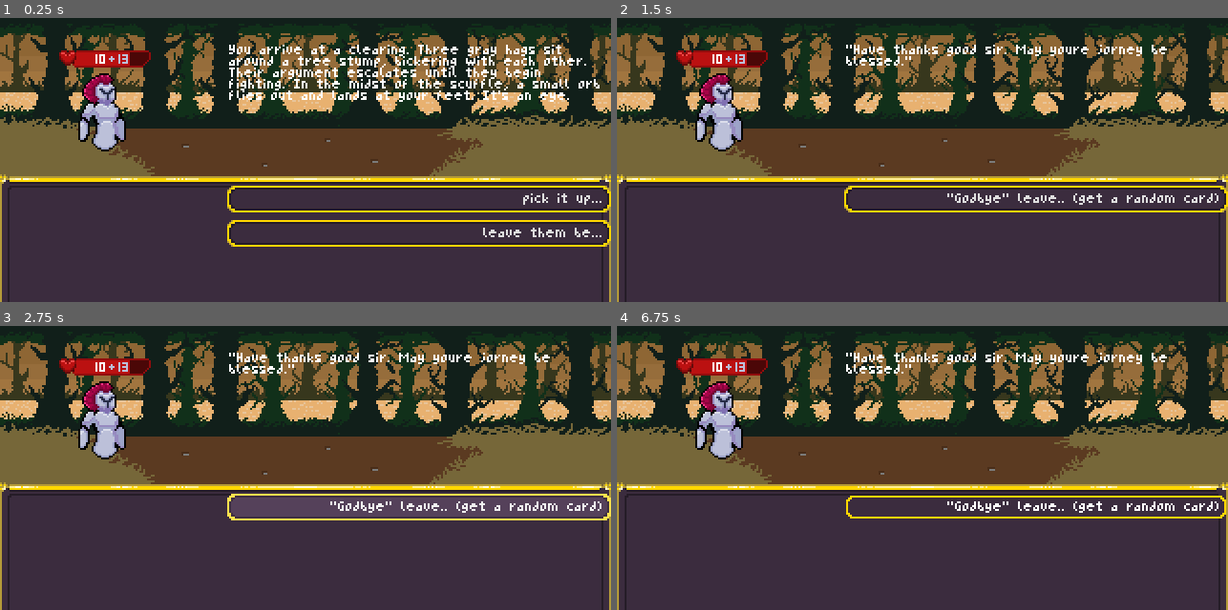
Above: before the commit, frames 1-4 (two rows, left to right).
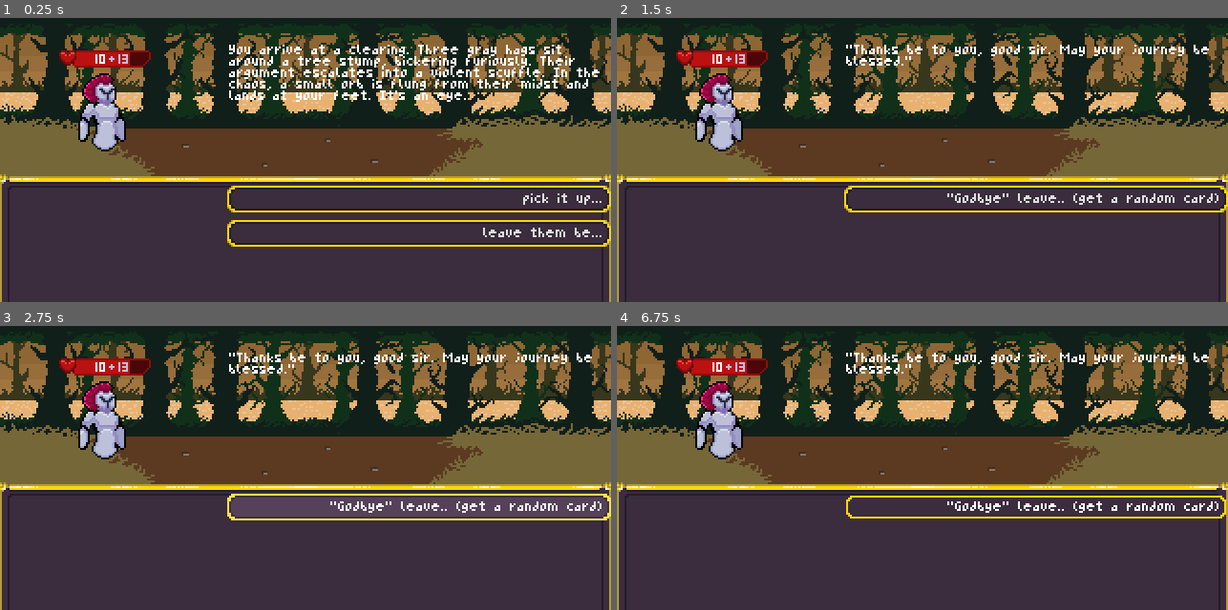
Above: after the commit, the same moments.

Repository: Morph1s/Psychopompos
Game: Godot game, scene res://scenes/encounters/dialogue.tscn
Two runs of this game, one before a commit and one after it. Both use one fixed random seed, a clock stepped at 60 frames per second and the inputs below. This scene is started directly instead of the project's main scene.
Inputs (mouse positions are in pixels of both pictures, inside the frame that each line leads up to):
- Up to frame 1 (0.25 s): no input
- Up to frame 2 (1.5 s): click "pick it up..." at 0.5 s; click "'Sure thing. Here you go'" at 1.25 s
- Up to frame 3 (2.75 s): click "'Godbye' leave.. (get a rando…" at 2 s
- Up to frame 4 (6.75 s): click "'Godbye' leave.. (get a rando…" at 2.75 s; click "'Godbye' leave.. (get a rando…" at 3.5 s; tap Enter at 4.25, 5.75 s; move the mouse to (1056, 422) at 4.27 s; press the mouse at (1056, 422) at 4.28 s; tap Space at 5, 6.5 s; move the mouse to (800, 456) at 5.02 s; release the mouse at (800, 456) at 5.03 s; right-click (800, 456) at 5.1 s; click (800, 456) at 5.17 s; move the mouse to (983, 362) at 5.77 s; press the mouse at (983, 362) at 5.78 s; move the mouse to (891, 507) at 6.52 s; release the mouse at (891, 507) at 6.53 s; right-click (891, 507) at 6.6 s; click (891, 507) at 6.67 s

The runs differ from the first frame. In frame 1, 2.5% of the frame differs, in the area x 37-99%, y 13-30%; in frame 2, 0.8%; in frame 3, 0.8%; in frame 4, 0.8%.
Error in both runs: Invalid access to property or key 'common_cards' on a base object of type 'Nil'. (res://scripts/global/deck_handler.gd:101)

Commit message:
refactor: requested changes

Diff:
--- a/resources/dialogue/Hekates_Choice.tres
+++ b/resources/dialogue/Hekates_Choice.tres
@@ -1,11 +1,11 @@
 [gd_resource type="Resource" script_class="DialogueTree" load_steps=16 format=3 uid="uid://bjncra0hpdvgd"]
 
-[ext_resource type="Script" uid="uid://c0ndlj6hy1clx" path="res://scripts/encounters/dialogue_block.gd" id="1_aph7s"]
-[ext_resource type="Script" uid="uid://crvdqpvr4nrg1" path="res://scripts/encounters/dialogue_tree.gd" id="1_lj3vk"]
-[ext_resource type="Script" uid="uid://b72vshd8jhlxi" path="res://scripts/encounters/dialogue_response.gd" id="2_4553w"]
+[ext_resource type="Script" uid="uid://c0ndlj6hy1clx" path="res://scripts/encounters/dialogue_block.gd" id="1_vtbyr"]
+[ext_resource type="Script" uid="uid://b72vshd8jhlxi" path="res://scripts/encounters/dialogue_response.gd" id="2_o361c"]
+[ext_resource type="Script" uid="uid://crvdqpvr4nrg1" path="res://scripts/encounters/dialogue_tree.gd" id="3_uimk6"]
 
 [sub_resource type="Resource" id="Resource_i2ndk"]
-script = ExtResource("2_4553w")
+script = ExtResource("2_o361c")
 displayed_response = "I choose vitality (lose 15 hp)"
 next_block = Array[int]([1])
 consequences = Dictionary[int, Variant]({
@@ -31,13 +31,13 @@
 
 [sub_resource type="Resource" id="Resource_tdgxq"]
 resource_name = "hecate_enter"
-script = ExtResource("1_aph7s")
-text_block = "You come to an shrine of hecate. On the alter are two daggers -one blue the other red- and a bronze braizer with a dancing green flamme. A ghostly voice arises \"choose youre reward and pay the price.\""
-possible_answers = Array[ExtResource("2_4553w")]([SubResource("Resource_i2ndk"), SubResource("Resource_mxira"), SubResource("Resource_ybw4k")])
+script = ExtResource("1_vtbyr")
+text_block = "You come to a shrine of Hecate. On the altar lie two daggers -one blue, the other red- and a bronze brazier with a dancing green flame. A ghostly voice rises:\"Choose your reward… and pay the price.\""
+possible_answers = Array[ExtResource("2_o361c")]([SubResource("Resource_i2ndk"), SubResource("Resource_mxira"), SubResource("Resource_ybw4k")])
 metadata/_custom_type_script = "uid://c0ndlj6hy1clx"
 
 [sub_resource type="Resource" id="Resource_4553w"]
-script = ExtResource("2_4553w")
+script = ExtResource("2_o361c")
 displayed_response = "Was it worth it? (gain 20 maxHp)"
 next_block = Array[int]([4])
 consequences = Dictionary[int, Variant]({
@@ -47,13 +47,13 @@
 
 [sub_resource type="Resource" id="Resource_yj7hr"]
 resource_name = "blue_dagger"
-script = ExtResource("1_aph7s")
-text_block = "You reach for the blue dagger and cut the inlay of your hand open. As dropletts of red-gold soul-essence fall into the braizer, the flames flare up und you feel a littel healthier."
-possible_answers = Array[ExtResource("2_4553w")]([SubResource("Resource_4553w")])
+script = ExtResource("1_vtbyr")
+text_block = "You reach for the blue dagger and slice open the inlay of your hand.As droplets of red-gold soul essence fall into the brazier, the flames flare up- and you feel a little healthier."
+possible_answers = Array[ExtResource("2_o361c")]([SubResource("Resource_4553w")])
 metadata/_custom_type_script = "uid://c0ndlj6hy1clx"
 
 [sub_resource type="Resource" id="Resource_antl5"]
-script = ExtResource("2_4553w")
+script = ExtResource("2_o361c")
 displayed_response = "Was it worth it...? (get a random artifact)"
 next_block = Array[int]([4])
 consequences = Dictionary[int, Variant]({
@@ -79,13 +79,13 @@
 
 [sub_resource type="Resource" id="Resource_qilc8"]
 resource_name = "no_choice"
-script = ExtResource("1_aph7s")
-text_block = "\"Even a choise not made is a choice itself. Don`t worry. You may rest here for a while\""
-possible_answers = Array[ExtResource("2_4553w")]([SubResource("Resource_o517h")])
+script = ExtResource("1_vtbyr")
+text_block = "\"Even a choice not made is a choice itself. Don't worry- you may rest here for a while.\""
+possible_answers = Array[ExtResource("2_o361c")]([SubResource("Resource_o517h")])
 metadata/_custom_type_script = "uid://c0ndlj6hy1clx"
 
 [sub_resource type="Resource" id="Resource_a7pey"]
-script = ExtResource("2_4553w")
+script = ExtResource("2_o361c")
 displayed_response = "leave..."
 next_block = Array[int]([])
 consequences = Dictionary[int, Variant]({})
@@ -93,12 +93,12 @@
 
 [sub_resource type="Resource" id="Resource_vjqcc"]
 resource_name = "hecate_exit"
-script = ExtResource("1_aph7s")
-text_block = "You continue youre jorney."
-possible_answers = Array[ExtResource("2_4553w")]([SubResource("Resource_a7pey")])
+script = ExtResource("1_vtbyr")
+text_block = "You continue your journey."
+possible_answers = Array[ExtResource("2_o361c")]([SubResource("Resource_a7pey")])
 metadata/_custom_type_script = "uid://c0ndlj6hy1clx"
 
 [resource]
-script = ExtResource("1_lj3vk")
-dialogue_tree = Array[ExtResource("1_aph7s")]([SubResource("Resource_tdgxq"), SubResource("Resource_yj7hr"), SubResource("Resource_p4xrp"), SubResource("Resource_qilc8"), SubResource("Resource_vjqcc")])
+script = ExtResource("3_uimk6")
+dialogue_tree = Array[ExtResource("1_vtbyr")]([SubResource("Resource_tdgxq"), SubResource("Resource_yj7hr"), SubResource("Resource_p4xrp"), SubResource("Resource_qilc8"), SubResource("Resource_vjqcc")])
 metadata/_custom_type_script = "uid://crvdqpvr4nrg1"
--- a/resources/dialogue/persephones_banket.tres
+++ b/resources/dialogue/persephones_banquet.tres
@@ -1,34 +1,34 @@
 [gd_resource type="Resource" script_class="DialogueTree" load_steps=12 format=3 uid="uid://b3af1wpwh56nf"]
 
-[ext_resource type="Script" uid="uid://c0ndlj6hy1clx" path="res://scripts/encounters/dialogue_block.gd" id="1_tp7j2"]
-[ext_resource type="Script" uid="uid://crvdqpvr4nrg1" path="res://scripts/encounters/dialogue_tree.gd" id="2_60r5l"]
-[ext_resource type="Script" uid="uid://b72vshd8jhlxi" path="res://scripts/encounters/dialogue_response.gd" id="2_ahoab"]
-[ext_resource type="Resource" uid="uid://c7joixtqv71br" path="res://resources/artifacts/ambrosia.tres" id="3_kow0x"]
-[ext_resource type="Resource" uid="uid://bvxii13vc73u5" path="res://resources/artifacts/nectar.tres" id="4_enn88"]
+[ext_resource type="Script" uid="uid://c0ndlj6hy1clx" path="res://scripts/encounters/dialogue_block.gd" id="1_h0wqq"]
+[ext_resource type="Script" uid="uid://b72vshd8jhlxi" path="res://scripts/encounters/dialogue_response.gd" id="2_6r88f"]
+[ext_resource type="Resource" uid="uid://c7joixtqv71br" path="res://resources/artifacts/ambrosia.tres" id="3_h8lxm"]
+[ext_resource type="Resource" uid="uid://bvxii13vc73u5" path="res://resources/artifacts/nectar.tres" id="4_f3i8x"]
+[ext_resource type="Script" uid="uid://crvdqpvr4nrg1" path="res://scripts/encounters/dialogue_tree.gd" id="5_rsjds"]
 
 [sub_resource type="Resource" id="Resource_kow0x"]
 resource_name = "choose_ambrosia"
-script = ExtResource("2_ahoab")
+script = ExtResource("2_6r88f")
 displayed_response = "Take ambrosia (get artifact)"
 next_block = Array[int]([1])
 consequences = Dictionary[int, Variant]({
-5: ExtResource("3_kow0x")
+5: ExtResource("3_h8lxm")
 })
 metadata/_custom_type_script = "uid://b72vshd8jhlxi"
 
 [sub_resource type="Resource" id="Resource_enn88"]
 resource_name = "choose_nectar"
-script = ExtResource("2_ahoab")
+script = ExtResource("2_6r88f")
 displayed_response = "take nectar (get artifact)"
 next_block = Array[int]([1])
 consequences = Dictionary[int, Variant]({
-5: ExtResource("4_enn88")
+5: ExtResource("4_f3i8x")
 })
 metadata/_custom_type_script = "uid://b72vshd8jhlxi"
 
 [sub_resource type="Resource" id="Resource_2xwu3"]
 resource_name = "choose_pomegranate_juice"
-script = ExtResource("2_ahoab")
+script = ExtResource("2_6r88f")
 displayed_response = "drink pomegranate juice (+10 hp)"
 next_block = Array[int]([1])
 consequences = Dictionary[int, Variant]({
@@ -38,14 +38,14 @@
 
 [sub_resource type="Resource" id="Resource_cph8b"]
 resource_name = "persephone_enter"
-script = ExtResource("1_tp7j2")
-text_block = "You came to a clearing with a beatiful pavilon. Theres a feast celebrated in it. Many nature spirits and a gracful woman attend to it. \"Come feast with us there is plenty to eat and drink\""
-possible_answers = Array[ExtResource("2_ahoab")]([SubResource("Resource_kow0x"), SubResource("Resource_enn88"), SubResource("Resource_2xwu3")])
+script = ExtResource("1_h0wqq")
+text_block = "You come to a clearing with a beautiful pavilion.A feast is being celebrated inside. Many nature spirits and a graceful woman are in attendance.\"Come, feast with us- there is a plenty to eat and drink.\""
+possible_answers = Array[ExtResource("2_6r88f")]([SubResource("Resource_kow0x"), SubResource("Resource_enn88"), SubResource("Resource_2xwu3")])
 metadata/_custom_type_script = "uid://c0ndlj6hy1clx"
 
 [sub_resource type="Resource" id="Resource_usoql"]
 resource_name = "leave"
-script = ExtResource("2_ahoab")
+script = ExtResource("2_6r88f")
 displayed_response = "leave..."
 next_block = Array[int]([])
 consequences = Dictionary[int, Variant]({})
@@ -53,13 +53,13 @@
 
 [sub_resource type="Resource" id="Resource_udlsl"]
 resource_name = "persephone_exit"
-script = ExtResource("1_tp7j2")
-text_block = "\"I hope you liked it. Be sure to come by again.\""
-possible_answers = Array[ExtResource("2_ahoab")]([SubResource("Resource_usoql")])
+script = ExtResource("1_h0wqq")
+text_block = "\"I trust you enjoyed yourself. Do return again sometime.\""
+possible_answers = Array[ExtResource("2_6r88f")]([SubResource("Resource_usoql")])
 metadata/_custom_type_script = "uid://c0ndlj6hy1clx"
 
 [resource]
 resource_name = "presephones_banket"
-script = ExtResource("2_60r5l")
-dialogue_tree = Array[ExtResource("1_tp7j2")]([SubResource("Resource_cph8b"), SubResource("Resource_udlsl")])
+script = ExtResource("5_rsjds")
+dialogue_tree = Array[ExtResource("1_h0wqq")]([SubResource("Resource_cph8b"), SubResource("Resource_udlsl")])
 metadata/_custom_type_script = "uid://crvdqpvr4nrg1"
--- a/resources/dialogue/the_high_priestess.tres
+++ b/resources/dialogue/the_high_priestess.tres
@@ -40,7 +40,7 @@
 [sub_resource type="Resource" id="Resource_t3qb3"]
 resource_name = "high_priestess_enter"
 script = ExtResource("1_nnby8")
-text_block = "You come to an altar where the gohst of a young woman cunducts a rite. \"Ahh! A nobel soul... Come... To which god are you most devoted...\""
+text_block = "You come to an altar where the ghost of a young woman conducts a rite.\"Ahh! A noble soul... Come... Tell me... to which god are you most devoted?\""
 possible_answers = Array[ExtResource("2_p235y")]([SubResource("Resource_dpkt2"), SubResource("Resource_bc0bu"), SubResource("Resource_pfxvx")])
 metadata/_custom_type_script = "uid://c0ndlj6hy1clx"
 
@@ -54,7 +54,7 @@
 
 [sub_resource type="Resource" id="Resource_wnpg5"]
 script = ExtResource("1_nnby8")
-text_block = "\"You shall recive there blessing... Be them with you...\""
+text_block = "\"You shall receive their blessing… May they be with you…\""
 possible_answers = Array[ExtResource("2_p235y")]([SubResource("Resource_s8t5e")])
 metadata/_custom_type_script = "uid://c0ndlj6hy1clx"
 
--- a/resources/dialogue/three_sisters.tres
+++ b/resources/dialogue/three_sisters.tres
@@ -24,7 +24,7 @@
 [sub_resource type="Resource" id="Resource_o7eph"]
 resource_name = "grey_sisters_entrence"
 script = ExtResource("1_gxjb1")
-text_block = "You arrive at a clearing. Three gray hags sit around a tree stump, bickering with each other. Their argument escalates until they begin fighting. In the midst of the scuffle, a small orb flies out and lands at your feet. It’s an eye."
+text_block = "You arrive at a clearing. Three gray hags sit around a tree stump, bickering furiously. Their argument escalates into a violent scuffle. In the chaos, a small orb is flung from their midst and lands at your feet. It’s an eye."
 possible_answers = Array[ExtResource("2_6awv3")]([SubResource("Resource_r1xvo"), SubResource("Resource_b2tos")])
 metadata/_custom_type_script = "uid://c0ndlj6hy1clx"
 
@@ -57,7 +57,7 @@
 [sub_resource type="Resource" id="Resource_bi1ic"]
 resource_name = "grey_sister_decision"
 script = ExtResource("1_gxjb1")
-text_block = "The sisters turn arond and hollow eyesockets stare towards you. One of them aproches you with a singel tooth dangeling from there mouth. \"My good sir. Would you please be so kind and give me our eye back?\""
+text_block = "The sisters turn around, their hollow eye sockets staring straight at you. One of them approaches, a single tooth dangling from her mouth.“My good sir, would you be so kind as to return our eye?”"
 possible_answers = Array[ExtResource("2_6awv3")]([SubResource("Resource_qhfu0"), SubResource("Resource_4ij6y"), SubResource("Resource_r6ovo")])
 metadata/_custom_type_script = "uid://c0ndlj6hy1clx"
 
@@ -73,7 +73,7 @@
 [sub_resource type="Resource" id="Resource_uya0r"]
 resource_name = "grey_sisters_give_back"
 script = ExtResource("1_gxjb1")
-text_block = "\"Have thanks good sir. May youre jorney be blessed.\" "
+text_block = "\"Thanks be to you, good sir. May your journey be blessed.\""
 possible_answers = Array[ExtResource("2_6awv3")]([SubResource("Resource_6awv3")])
 metadata/_custom_type_script = "uid://c0ndlj6hy1clx"
 
@@ -114,7 +114,7 @@
 [sub_resource type="Resource" id="Resource_oi17l"]
 resource_name = "grey_sister_haggel"
 script = ExtResource("1_gxjb1")
-text_block = "\"We could give you a potion of  vitality\""
+text_block = "\"We could give you a potion of vitality for your trouble.\""
 possible_answers = Array[ExtResource("2_6awv3")]([SubResource("Resource_2lh8w"), SubResource("Resource_ra6p3")])
 metadata/_custom_type_script = "uid://c0ndlj6hy1clx"
 
@@ -128,7 +128,7 @@
 [sub_resource type="Resource" id="Resource_0bvnc"]
 resource_name = "grey_sisters_end"
 script = ExtResource("1_gxjb1")
-text_block = "\"Thank you.\" And with that the bickering continues. As does your jorney."
+text_block = "\"Thank you.\" And with that, the bickering continues... as does your journey."
 possible_answers = Array[ExtResource("2_6awv3")]([SubResource("Resource_56o5w")])
 metadata/_custom_type_script = "uid://c0ndlj6hy1clx"
 
--- a/scenes/encounters/dialogue.tscn
+++ b/scenes/encounters/dialogue.tscn
@@ -40,15 +40,6 @@
 grow_horizontal = 0
 grow_vertical = 2
 theme_override_font_sizes/normal_font_size = 6
-text = "Lorem ipsum dolor sit amet, consectetur adipiscing elit. Integer finibus lacus elementum eleifend condimentum. Mauris venenatis, risus id tempor pharetra, ligula sapien sodales est, at cursus magna quam pellentesque diam. Integer pulvinar dolor leo, sit amet auctor sapien aliquam vel. Proin ultricies libero in nisi sollicitudin, in tristique augue posuere. Quisque tortor turpis, sodales sed sem et, semper scelerisque nunc. Proin nibh risus, mollis vitae varius ut, varius ac mi. Mauris eget porta lacus, vehicula tempor dolor. Maecenas vehicula sed ex vitae blandit. Cras mauris nisi, sollicitudin pharetra sem eu, blandit volutpat sapien. Nullam id lectus in nibh eleifend consequat in a erat. Cras mollis ultricies urna, non hendrerit dui volutpat et. Fusce in tincidunt tellus, at pretium lacus. Maecenas commodo dapibus orci, et condimentum libero pretium non. Suspendisse efficitur enim ut purus congue commodo. Nunc ac tincidunt diam. In accumsan risus id ligula fermentum aliquet.
-
-Praesent porta, nunc vitae mattis pretium, tellus metus feugiat dolor, id tempor nisi purus ac turpis. Nam elit ipsum, semper vitae pretium eget, bibendum vitae risus. Quisque in sodales dolor. Mauris mollis pellentesque posuere. Praesent laoreet imperdiet libero, vitae imperdiet ligula cursus nec. Donec a ultrices est. Quisque pulvinar vitae arcu ut consequat.
-
-Fusce eu est sapien. Morbi consequat nibh a est varius dapibus. Morbi nibh ipsum, malesuada sit amet sem in, sagittis consequat nibh. In lorem nisi, venenatis sed elit et, viverra venenatis lectus. Donec a commodo est, eu viverra turpis. Donec vestibulum et purus in iaculis. Nunc feugiat est quis porta elementum. Sed convallis vestibulum ligula et tincidunt. Ut in lectus eget dolor finibus ultricies. Etiam in luctus magna. Suspendisse feugiat in ante non lacinia. Morbi ligula tortor, lobortis eget accumsan vitae, suscipit vel ante. Aenean eget euismod quam. Nulla sed enim vel elit molestie porttitor a eu justo.
-
-Suspendisse ut magna eu ante gravida varius. Suspendisse consectetur, quam sed lacinia suscipit, massa libero porttitor turpis, a scelerisque velit risus sit amet ligula. Vestibulum sodales, nisi et elementum efficitur, lorem enim suscipit risus, ut sodales ante odio et ante. Sed rhoncus nulla odio, a consequat magna vehicula non. Ut in ante consequat, congue nisi in, scelerisque dolor. Vestibulum quis massa magna. Suspendisse potenti. Nullam id erat quis nisi feugiat suscipit eu auctor erat. Suspendisse nulla tellus, lobortis at viverra a, vulputate id lectus. Nunc eu malesuada velit.
-
-Vestibulum id tellus cursus, lacinia enim ut, consequat dolor. Fusce tempor arcu felis, at eleifend libero malesuada at. Nulla et urna mauris. Mauris rhoncus rutrum tortor, eget tincidunt orci dictum sed. Donec id mauris non risus faucibus congue in sit amet purus. Donec posuere leo at sapien tristique dictum. Maecenas id odio sed dui blandit venenatis ac vel est. Curabitur hendrerit vehicula nulla eu bibendum. Duis volutpat nisi vitae ipsum molestie aliquet. Pellentesque ac bibendum lorem, quis iaculis nulla. Aliquam posuere eleifend nisl ut rutrum. Integer imperdiet lorem et sollicitudin interdum. Integer eleifend felis ac elit semper, ut mattis enim blandit. Maecenas ipsum magna, mattis sodales cursus sed, mattis sit amet nunc. Vivamus eget accumsan neque. "
 
 [node name="AnswerChoices" type="VBoxContainer" parent="PlaceholderCanvas1/DialogueUI"]
 layout_mode = 1
--- a/scenes/ui/game_over_screen.tscn
+++ b/scenes/ui/game_over_screen.tscn
@@ -2,7 +2,6 @@
 
 [ext_resource type="Theme" uid="uid://gu54ssij03su" path="res://resources/theme/main_theme.tres" id="1_dnrai"]
 [ext_resource type="Script" uid="uid://cuenyajfcmnq7" path="res://scripts/ui/game_over_screen.gd" id="2_sopbp"]
-
 
 [node name="GameOverScreen" type="Control"]
 top_level = true
--- a/scripts/encounters/dialogue.gd
+++ b/scripts/encounters/dialogue.gd
@@ -8,12 +8,12 @@
 
 
 
-func initilaze():
+func initialize():
 	character.initialize()
 
 
 func _on_dialogue_ui_end_dialogue() -> void:
-	ended.emit() # Replace with function body.
+	ended.emit()
 
 
 func _on_character_player_died() -> void:
--- a/scripts/encounters/dialogue_response.gd
+++ b/scripts/encounters/dialogue_response.gd
@@ -22,9 +22,9 @@
 func resolve_consequences():
 	var value
 	for consequence in consequences:
-		value = consequences[consequence] # der value ist der Wert der mit einer consequence etwas macht
+		value = consequences[consequence] #  value does somthing depending on the consequence
 		match consequence:
-			ConsequenceType.GET_SPEZIFIC_CARD: # fuegt die value Karte dem Deck hinzu
+			ConsequenceType.GET_SPEZIFIC_CARD: # adds value as card to deck
 				if value is not CardType:
 					push_error("consequenzes is implemented wrong")
 					return
@@ -36,7 +36,7 @@
 				var cards = DeckHandler.get_cards_for_card_rewards(value)
 				for card in cards:
 					DeckHandler.add_card_to_deck(card)
-			ConsequenceType.LOSE_CARDS: # verliere value Karten
+			ConsequenceType.LOSE_CARDS: # lose value cards
 				if value is not int:
 					push_error("consequenzes is implemented wrong")
 					return
@@ -46,7 +46,7 @@
 					discarded_card = DeckHandler.current_deck[rng.randi_range(0,DeckHandler.current_deck.size() - 1)]
 					DeckHandler.remove_card_from_deck(discarded_card)
 					counter += 1
-			ConsequenceType.HP: # verliere/bekomme value momentane hp
+			ConsequenceType.HP: # lose/gain  value as hp
 				if value is not int:
 					push_error("consequenzes is implemented wrong")
 					return
@@ -54,7 +54,7 @@
 					RunData.player_stats.current_hitpoints += value
 				else:
 					RunData.player_stats.lose_hp(-value)
-			ConsequenceType.MAX_HP: #verliere/bekomme value maximale hp
+			ConsequenceType.MAX_HP: #lose/gain value max hp
 				if value is not int:
 					push_error("consequenzes is implemented wrong")
 					return
--- a/scripts/encounters/dialogue_ui.gd
+++ b/scripts/encounters/dialogue_ui.gd
@@ -1,3 +1,4 @@
+class_name DialogueUI
 extends Control
 
 signal end_dialogue
@@ -7,27 +8,23 @@
 @onready var dialogue_text_box: RichTextLabel = $DialogueTextBox
 @onready var answer_choices: VBoxContainer = $AnswerChoices
 
-# for testing pourpouse
+# loading ressource
 const HEKATES_CHOICE = preload("res://resources/dialogue/Hekates_Choice.tres")
 const THREE_SISTERS = preload("res://resources/dialogue/three_sisters.tres")
-const PRESEPHONES_BANKET = preload("res://resources/dialogue/persephones_banket.tres")
+const PRESEPHONES_BANQUET = preload("res://resources/dialogue/persephones_banquet.tres")
 const THE_HIGH_PRIESTESS = preload("res://resources/dialogue/the_high_priestess.tres")
 
-const encounters:Array = [HEKATES_CHOICE,THREE_SISTERS, PRESEPHONES_BANKET, THE_HIGH_PRIESTESS]
+const encounters:Array = [HEKATES_CHOICE,THREE_SISTERS, PRESEPHONES_BANQUET, THE_HIGH_PRIESTESS]
 
 var tree:DialogueTree
 var rng : RandomNumberGenerator = RandomNumberGenerator.new()
-
-# basicaly dynamic memory for everithing in the jason-tree
-var current_text_box: String = "Hello world"
+var current_text_box: String
 var current_block_indent:int = 0
 
 
 func _ready() -> void:
-	#something... something... to fill dialogue_tree with proper file
+	#fill dialogue_tree with proper file
 	tree = encounters[rng.randi_range(0,encounters.size()-1)]
-
-
 	# set initial text
 	current_text_box = tree.dialogue_tree[current_block_indent].text_block
 	update_text_box()
@@ -36,7 +33,7 @@
 
 
 
-func update_Dialogue_Encounter(possible_events: Array, triggering_response: DialogueResponse):
+func update_dialogue_encounter(possible_events: Array, triggering_response: DialogueResponse):
 	# resolve respons' consequences
 	triggering_response.resolve_consequences()
 
@@ -57,7 +54,7 @@
 
 #region Helper Functions
 # takes one random thing out of an array
-func spin_the_wheel (pool : Array) -> int:
+func spin_the_wheel(pool : Array) -> int:
 	var result = rng.randi_range(0 , pool.size()-1)
 	result = pool[result]
 	return result
@@ -77,7 +74,7 @@
 	# create new button for each Answer in possibleAnswers
 	for response in tree.dialogue_tree[current_block_indent].possible_answers:
 		var new_response : Button = Button.new()
-		# Aussehen des Buttons
+		# lappearance of button
 		new_response.text = response.displayed_response
 		new_response.add_theme_font_size_override("font_size",6)
 		new_response.alignment = HORIZONTAL_ALIGNMENT_RIGHT
@@ -92,9 +89,8 @@
 #region Signals
 
 func _on_answer_pressed() -> void:
-	#update_Dialogue_Encounter()
 	pass
 
 func _on_some_answer_pressed(next_blocks: Array, trigger: DialogueResponse):
-	update_Dialogue_Encounter(next_blocks, trigger)
+	update_dialogue_encounter(next_blocks, trigger)
 #endregion
Not shown: 3 places in resources/dialogue/Hekates_Choice.tres that only renumber resources
